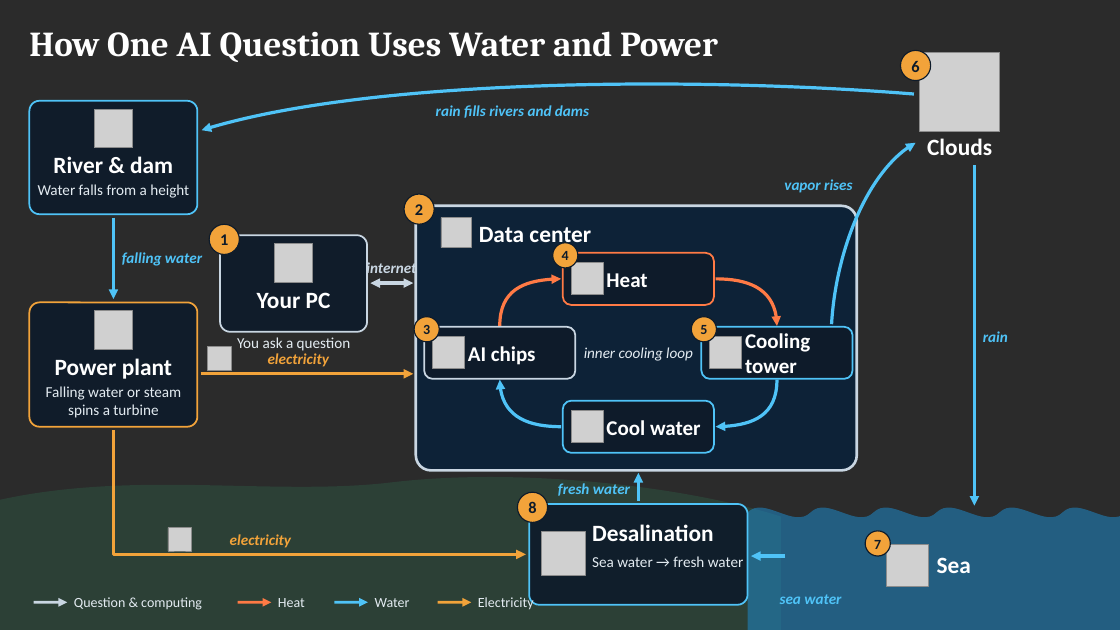
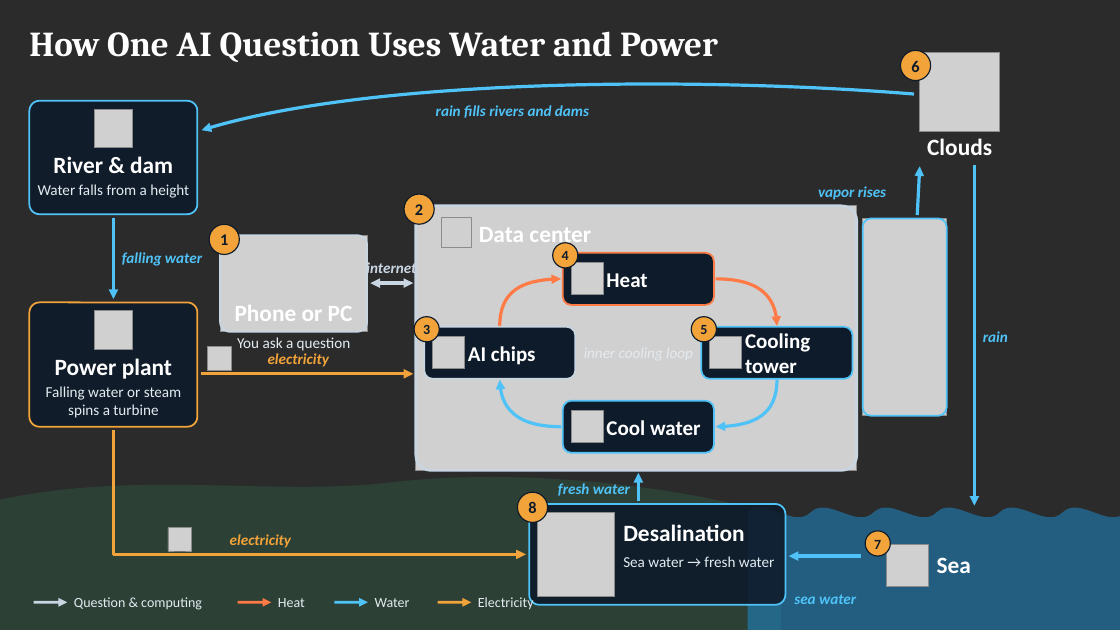
Before and after one commit to dekelelely/dekel12, a slide deck: slide 1 of ai-diagram-slide.pptx. Drawn at 1120x630 pixels with LibreOffice and Linux fonts; fonts in the diff are those of the drawing; grey boxes stand for pictures; background and template pictures are left out; a plain dark background stands for a picture behind light text. Boxes give left, top, right and bottom in pixels: in the first picture for what was removed or moved away, otherwise in the second. Text is boxed around its words. In the diff, an @@ line names an element or a change of style, - is before the commit and + after.

```diff
--- a/ai-diagram-slide.pptx
+++ b/ai-diagram-slide.pptx
@@ text "vapor rises": place and size @@
-text "vapor rises" at [784,179,852,193]
+text "vapor rises" at [818,186,886,200]
@@ freeform shape: place and size @@
-freeform shape at [832,143,916,324]
+freeform shape at [918,166,920,215]
@@ rounded rectangle at [416,206,857,471]: fill #0B2239 at 92% opacity to none @@
@@ picture added at [416,206,857,471] @@
@@ rounded rectangle at [220,235,367,332]: fill #0E1B2A at 90% opacity to none @@
@@ picture added at [220,235,367,332] @@
@@ picture added at [863,218,947,416] @@
@@ rounded rectangle added at [863,218,947,416], outline #4FC3F7 1.5 pt @@
@@ picture removed at [275,244,313,282] @@
@@ text at [235,305,353,321]: text changed @@
-Your PC
+Phone or PC
@@ rounded rectangle: place and size @@
-rounded rectangle at [529,504,748,605]
+rounded rectangle at [529,504,786,605]
@@ picture added at [538,513,615,597] @@
@@ picture removed at [542,532,586,576] @@
@@ text "Desalination": place and size @@
-text "Desalination" at [592,524,713,541]
+text "Desalination" at [623,524,744,541]
@@ text "Sea water → fresh water": place and size @@
-text "Sea water → fresh water" at [592,556,744,567]
+text "Sea water → fresh water" at [623,556,775,567]
@@ freeform shape: place and size @@
-freeform shape at [751,556,786,558]
+freeform shape at [789,556,861,558]
@@ text "sea water": place and size @@
-text "sea water" at [780,594,841,604]
+text "sea water" at [794,594,856,604]
```
